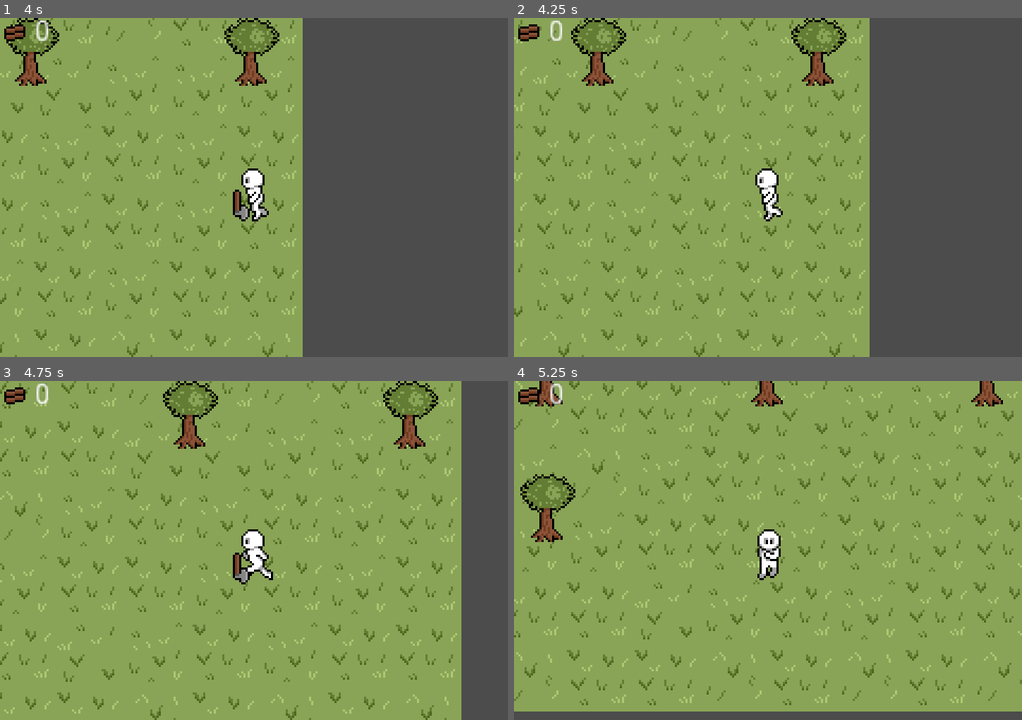
Above: before the commit, frames 1-4 (two rows, left to right).
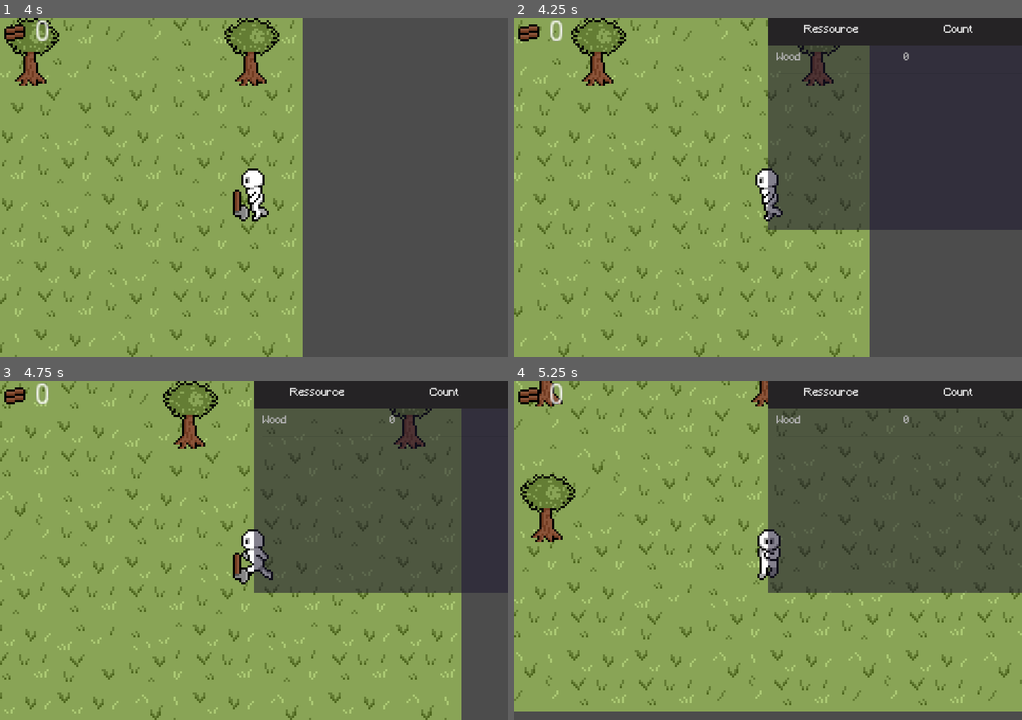
Above: after the commit, the same moments.

Repository: Plains-1727/Goatman
Game: Godot game, scene res://src/scenes/main/Main.tscn
The game is run twice, just before and just after one commit, with the same random seed, the same clock (stepped at 60 frames per second) and the same inputs.
Inputs:
- Up to frame 1 (4 s): tap Enter (ui_accept) at 0.5, 0.77, 1.52, 3.02, 3.77 s; hold Right (ui_right) 0.53-1.28 s; hold Down (ui_down) 1.28-2.03 s; hold Right (ui_right) 2.03-2.78 s; hold Up (ui_up) 2.78-3.53 s; hold Left (ui_left) from 3.53 s (still down)
- Up to frame 2 (4.25 s): keep holding Left (ui_left); tap I (ui_inventory, bound only after the commit) at 4.15 s
- Up to frame 3 (4.75 s): keep holding Left (ui_left); tap Enter (ui_accept) at 4.52 s
- Up to frame 4 (5.25 s): release Left (ui_left) at 5.03 s; hold Down (ui_down) from 5.03 s (still down)

Frame 1 is identical in both runs. In frame 2, 31% of the frame differs, in the area x 50-100%, y 0-63%; in frame 3, 31%; in frame 4, 31%.

Commit message:
GUI work and Input Manager

Diff:
--- a/project.godot
+++ b/project.godot
@@ -57,6 +57,14 @@
 window/stretch/mode="2d"
 window/stretch/aspect="keep"
 
+[input]
+
+ui_inventory={
+"deadzone": 0.5,
+"events": [ Object(InputEventKey,"resource_local_to_scene":false,"resource_name":"","device":0,"alt":false,"shift":false,"control":false,"meta":false,"command":false,"pressed":false,"scancode":73,"unicode":0,"echo":false,"script":null)
+ ]
+}
+
 [layer_names]
 
 2d_physics/layer_1="Hero"
--- a/src/characters/hero/PlayerController.gd
+++ b/src/characters/hero/PlayerController.gd
@@ -48,6 +48,7 @@
 		is_moving = true
 	else:
 		velocity.x = 0
+
 
 	if Input.is_action_just_pressed("ui_accept"):
 		equipped_tool.use()
--- a/src/environment/tree/Repository.gd
+++ b/src/environment/tree/Repository.gd
@@ -20,7 +20,7 @@
 		die()
 
 
-func die():
+func die() -> void:
 	is_depleted = true
 
 	$AnimatedSprite.frame = 1
--- a/src/gui/GUI.gd
+++ b/src/gui/GUI.gd
@@ -2,12 +2,21 @@
 
 class_name GUI
 
-var inventory : Node
+onready var inventory : Node
+
+onready var ui_elements : Dictionary = {
+	"inventory" : $InventoryUI
+}
 
 
 func _ready():
 	inventory = get_node("/root/Main/Inventory")
 
 
-func update_gui():
+func update_gui() -> void:
 	$label_wood.text = str(inventory.ressources["Wood"])
+
+
+func load_element(element : String) -> void:
+	print(ui_elements[element])
+	ui_elements[element].display()
--- a/src/gui/GUI.tscn
+++ b/src/gui/GUI.tscn
@@ -1,7 +1,9 @@
-[gd_scene load_steps=3 format=2]
+[gd_scene load_steps=5 format=2]
 
 [ext_resource path="res://res/ressources/wood_drop.png" type="Texture" id=1]
 [ext_resource path="res://src/gui/GUI.gd" type="Script" id=2]
+[ext_resource path="res://src/gui/inventory/InventoryUI.tscn" type="PackedScene" id=3]
+[ext_resource path="res://src/gui/themes/goatman_theme.tres" type="Theme" id=4]
 
 [node name="GUI" type="CanvasLayer"]
 script = ExtResource( 2 )
@@ -25,3 +27,11 @@
 __meta__ = {
 "_edit_use_anchors_": false
 }
+
+[node name="InventoryUI" parent="." instance=ExtResource( 3 )]
+anchor_left = 1.0
+anchor_right = 1.0
+margin_left = -120.0
+margin_right = 0.0
+margin_bottom = 100.0
+theme = ExtResource( 4 )
--- /dev/null
+++ b/src/gui/inventory/InventoryUI.gd
@@ -0,0 +1,47 @@
+extends Control
+
+
+onready var inventory : Inventory = $"/root/Main/Inventory"
+onready var tree : Tree = $Tree
+
+var tree_root
+
+
+func _ready():
+	hide()
+
+	_initialize_tree()
+
+
+func _initialize_tree() -> void:
+	tree_root = tree.create_item()
+	tree.set_hide_root(false)
+
+	tree.set_column_title(0, "Ressource")
+	tree.set_column_title(1, "Count")
+	tree.set_column_titles_visible(true)
+
+
+func display() -> void:
+	if visible:
+		hide()
+	else:
+		show()
+		update()
+
+
+func update() -> void:
+	tree.clear()
+
+
+	var ressources = inventory.ressources
+
+	for ressource in ressources.keys():
+		var ressource_name = ressource
+		var count = ressources[ressource]
+
+		print(ressource_name, count)
+
+		var child = tree.create_item(tree_root)
+		child.set_text(0, ressource_name)
+		child.set_text(1, str(count))
--- /dev/null
+++ b/src/gui/inventory/InventoryUI.tscn
@@ -0,0 +1,22 @@
+[gd_scene load_steps=2 format=2]
+
+[ext_resource path="res://src/gui/inventory/InventoryUI.gd" type="Script" id=1]
+
+[node name="InventoryUI" type="MarginContainer"]
+margin_right = 40.0
+margin_bottom = 40.0
+script = ExtResource( 1 )
+__meta__ = {
+"_edit_use_anchors_": false
+}
+
+[node name="Tree" type="Tree" parent="."]
+margin_right = 80.0
+margin_bottom = 100.0
+rect_min_size = Vector2( 80, 100 )
+columns = 2
+hide_folding = true
+select_mode = 1
+__meta__ = {
+"_edit_use_anchors_": false
+}
--- /dev/null
+++ b/src/gui/themes/goatman_theme.tres
@@ -0,0 +1,45 @@
+[gd_resource type="Theme" load_steps=3 format=2]
+
+[ext_resource path="res://src/gui/themes/pixel_font.tres" type="DynamicFont" id=1]
+
+[sub_resource type="StyleBoxFlat" id=1]
+bg_color = Color( 0.113725, 0.0941176, 0.184314, 0.54902 )
+
+[resource]
+default_font = ExtResource( 1 )
+Tree/colors/custom_button_font_highlight = Color( 0.94, 0.94, 0.94, 1 )
+Tree/colors/drop_position_color = Color( 1, 0.3, 0.2, 1 )
+Tree/colors/font_color = Color( 0.69, 0.69, 0.69, 1 )
+Tree/colors/font_color_selected = Color( 1, 1, 1, 1 )
+Tree/colors/guide_color = Color( 0, 0, 0, 0.1 )
+Tree/colors/relationship_line_color = Color( 0.27, 0.27, 0.27, 1 )
+Tree/colors/title_button_color = Color( 0.88, 0.88, 0.88, 1 )
+Tree/constants/button_margin = 4
+Tree/constants/draw_guides = 1
+Tree/constants/draw_relationship_lines = 0
+Tree/constants/hseparation = 4
+Tree/constants/item_margin = 12
+Tree/constants/scroll_border = 4
+Tree/constants/scroll_speed = 12
+Tree/constants/vseparation = 4
+Tree/fonts/font = null
+Tree/fonts/title_button_font = null
+Tree/icons/arrow = null
+Tree/icons/arrow_collapsed = null
+Tree/icons/checked = null
+Tree/icons/select_arrow = null
+Tree/icons/unchecked = null
+Tree/icons/updown = null
+Tree/styles/bg = SubResource( 1 )
+Tree/styles/bg_focus = null
+Tree/styles/button_pressed = null
+Tree/styles/cursor = null
+Tree/styles/cursor_unfocused = null
+Tree/styles/custom_button = null
+Tree/styles/custom_button_hover = null
+Tree/styles/custom_button_pressed = null
+Tree/styles/selected = null
+Tree/styles/selected_focus = null
+Tree/styles/title_button_hover = null
+Tree/styles/title_button_normal = null
+Tree/styles/title_button_pressed = null
--- /dev/null
+++ b/src/gui/themes/pixel_font.tres
@@ -0,0 +1,7 @@
+[gd_resource type="DynamicFont" load_steps=2 format=2]
+
+[ext_resource path="res://res/fonts/minecraft/Minecraft.ttf" type="DynamicFontData" id=1]
+
+[resource]
+size = 5
+font_data = ExtResource( 1 )
--- /dev/null
+++ b/src/scenes/InputManager.gd
@@ -0,0 +1,8 @@
+extends Node
+
+onready var gui : CanvasLayer = $"/root/Main/GUI"
+
+
+func _process(_delta):
+	if Input.is_action_just_pressed("ui_inventory"):
+		gui.load_element("inventory")
--- /dev/null
+++ b/src/scenes/InputManager.tscn
@@ -0,0 +1,6 @@
+[gd_scene load_steps=2 format=2]
+
+[ext_resource path="res://src/scenes/InputManager.gd" type="Script" id=1]
+
+[node name="InputManager" type="Node"]
+script = ExtResource( 1 )
--- a/src/scenes/main/Main.tscn
+++ b/src/scenes/main/Main.tscn
@@ -1,12 +1,15 @@
-[gd_scene load_steps=6 format=2]
+[gd_scene load_steps=7 format=2]
 
 [ext_resource path="res://src/characters/hero/Hero.tscn" type="PackedScene" id=1]
 [ext_resource path="res://src/scenes/tilemap/TileMap_32x32.tscn" type="PackedScene" id=2]
 [ext_resource path="res://src/environment/tree/Tree.tscn" type="PackedScene" id=3]
 [ext_resource path="res://src/gui/GUI.tscn" type="PackedScene" id=4]
 [ext_resource path="res://src/scenes/Inventory.tscn" type="PackedScene" id=5]
+[ext_resource path="res://src/scenes/InputManager.tscn" type="PackedScene" id=6]
 
 [node name="Main" type="Node"]
+
+[node name="InputManager" parent="." instance=ExtResource( 6 )]
 
 [node name="GUI" parent="." instance=ExtResource( 4 )]
 
Binary file added: res/fonts/minecraft/Minecraft.ttf
